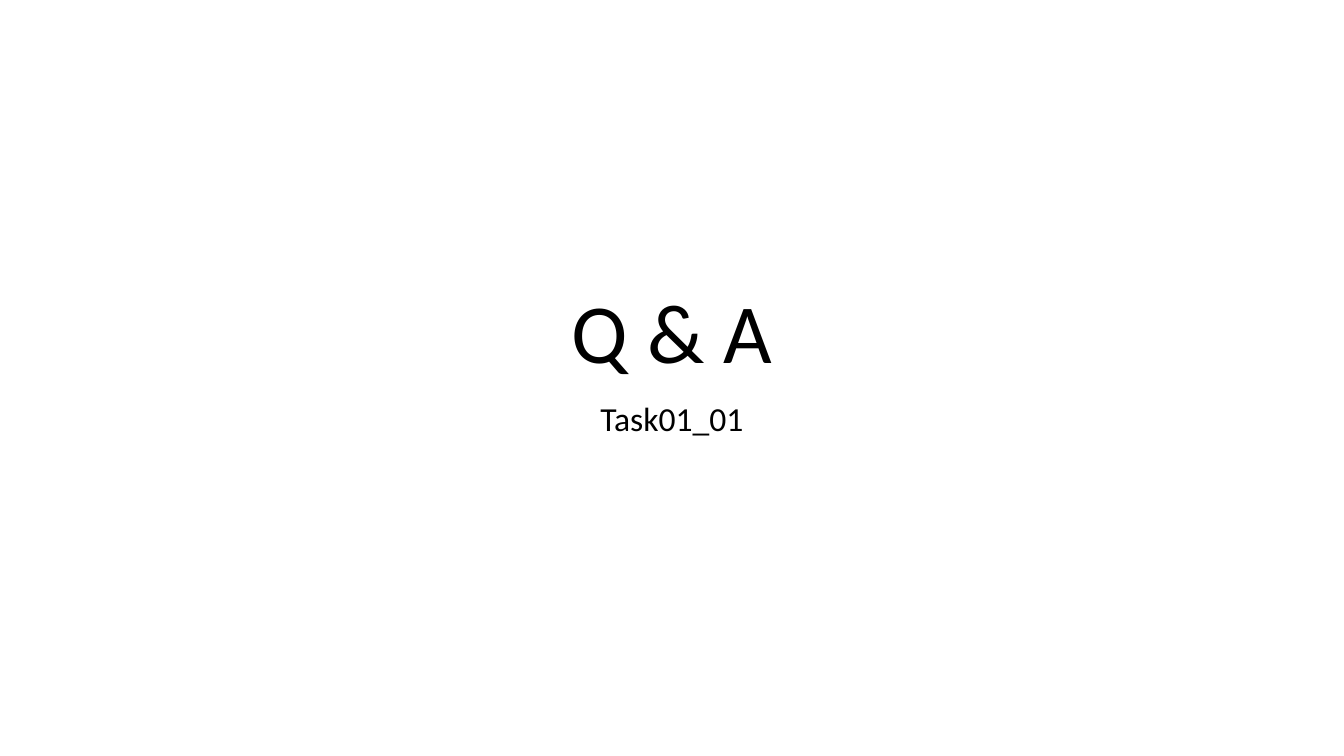
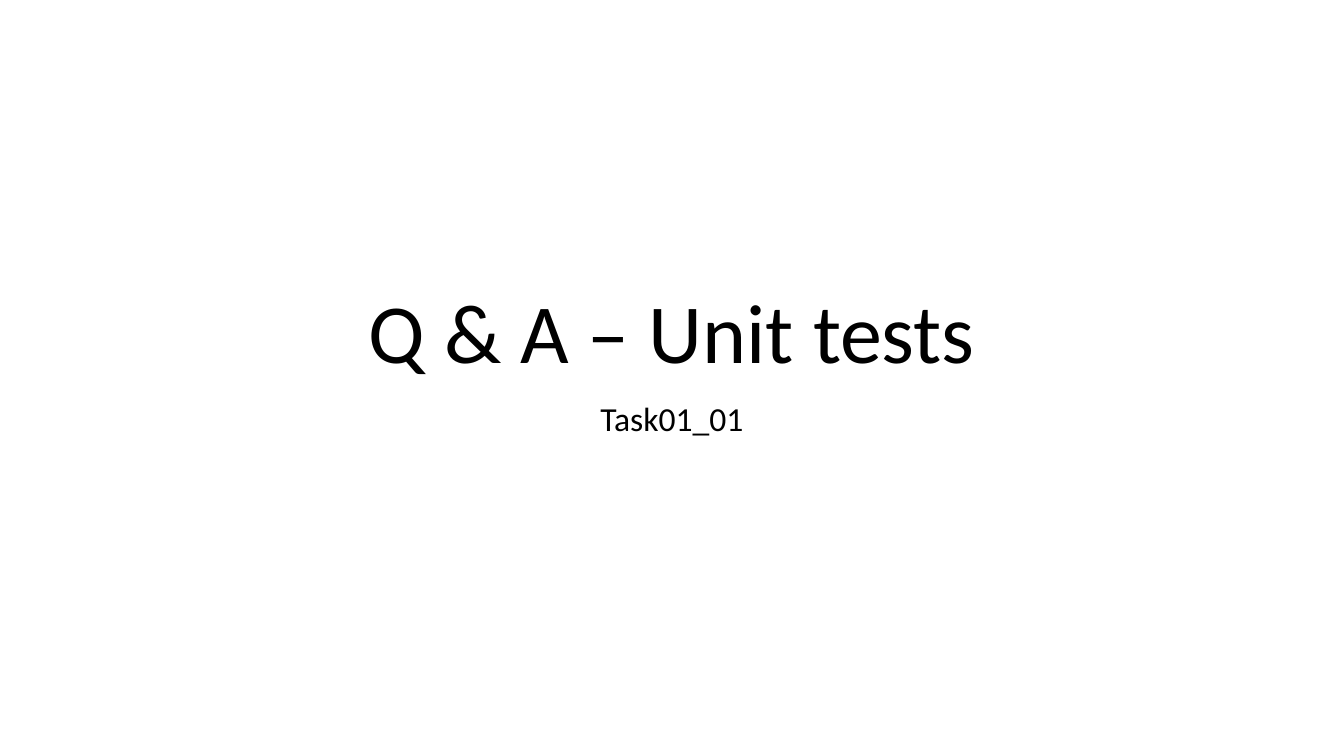
Before and after one commit to MihailRomanov/DevTools_Course, a slide deck: slide 1 of Other/QandA/QandA01_01.pptx. Drawn at 1344x756 pixels with LibreOffice and Linux fonts; fonts in the diff are those of the drawing. Boxes give left, top, right and bottom in pixels: in the first picture for what was removed or moved away, otherwise in the second. Text is boxed around its words. In the diff, an @@ line names an element or a change of style, - is before the commit and + after.

```diff
--- a/Other/QandA/QandA01_01.pptx
+++ b/Other/QandA/QandA01_01.pptx
@@ title at (x1=369, y1=305, x2=975, y2=374): text changed @@
-Q & A
+Q & A – Unit tests
```
Also in this commit, not shown: 1 other file.
